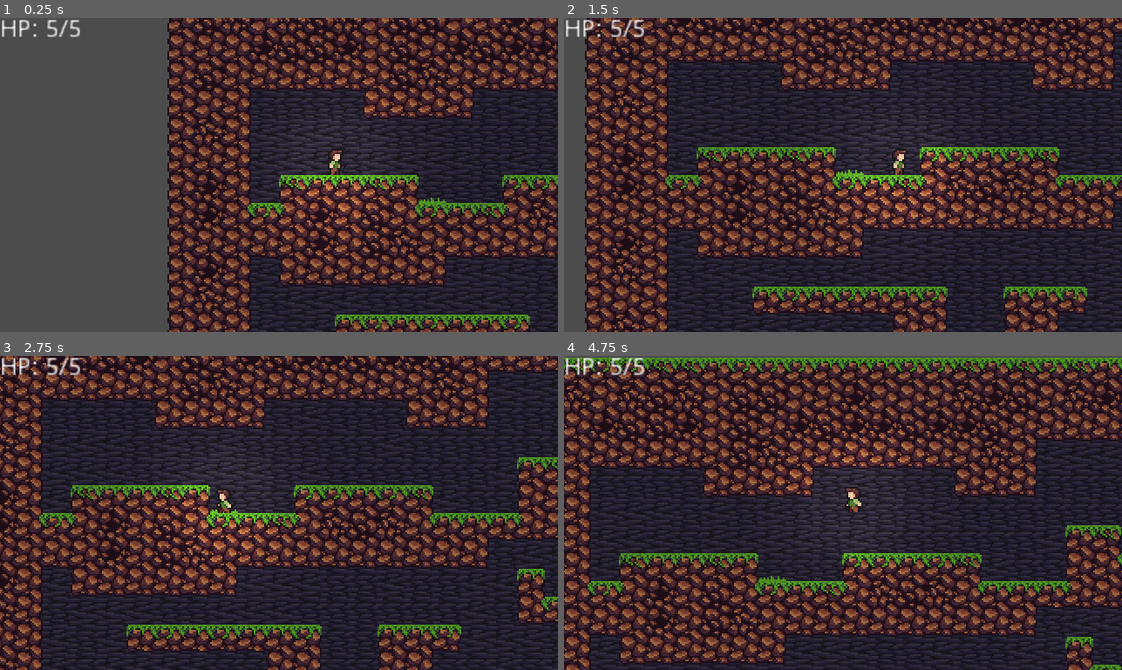
Above: before the commit, frames 1-4 (two rows, left to right).
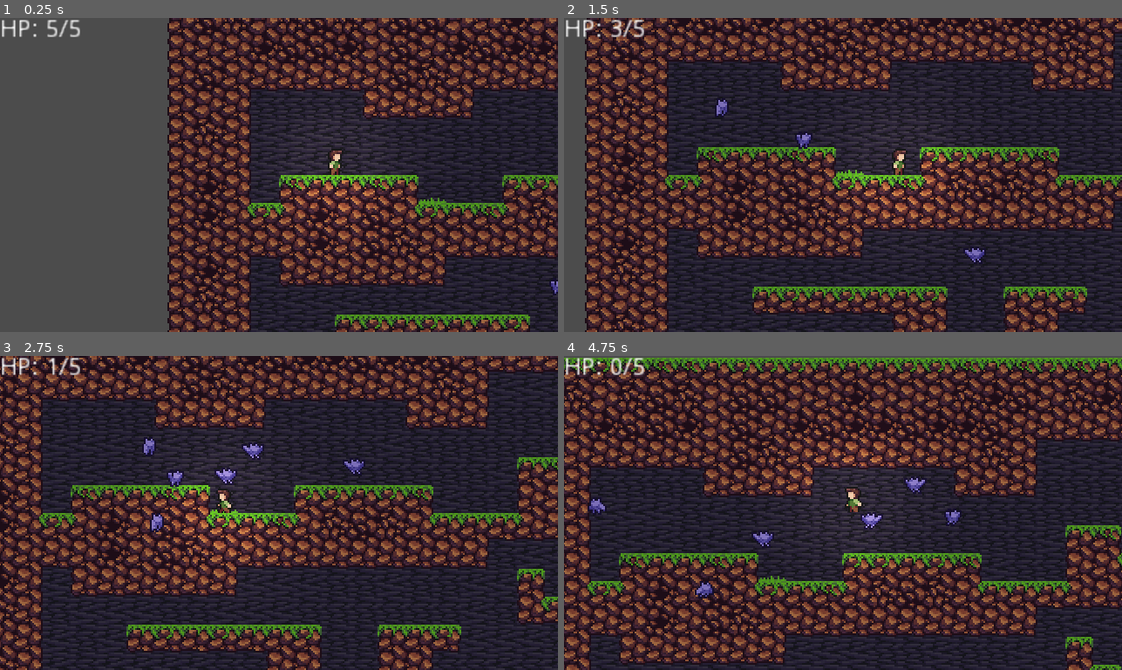
Above: after the commit, the same moments.

Repository: jasonrobwebster/Cave
Game: Godot game, scene res://scenes/Level1-1.tscn
The game is run twice, just before and just after one commit, with the same random seed, the same clock (stepped at 60 frames per second) and the same inputs. This scene is started directly instead of the project's main scene.
Inputs:
- Up to frame 1 (0.25 s): no input
- Up to frame 2 (1.5 s): hold Shift (run) 0.53-1.28 s; hold Right (ui_right) from 0.53 s (still down); tap Space (jump) at 0.77 s; tap Shift (run) at 1.35 s
- Up to frame 3 (2.75 s): tap Space (jump) at 1.52 s; release Right (ui_right) at 2.03 s; hold Left (ui_left) from 2.03 s (still down); hold Shift (run) from 2.03 s (still down)
- Up to frame 4 (4.75 s): release Left (ui_left) at 2.78 s; release Shift (run) at 2.78 s; hold Right (ui_right) 2.78-4.28 s; tap Shift (run) at 2.85, 4.35 s; tap Space (jump) at 3.02, 3.77, 4.52 s; hold Shift (run) 3.53-4.28 s; hold Left (ui_left) from 4.28 s (still down)

The runs differ from the first frame. In frame 1, less than 0.1% of the frame differs, in the area x 98-100%, y 83-88%; in frame 2, 0.3%; in frame 3, 0.7%, in the area x 8-66%, y 0-57%; in frame 4, 0.7%.

Commit message:
Update Level1Rooms.tscn

Diff:
--- a/modular/Level1Rooms.tscn
+++ b/modular/Level1Rooms.tscn
@@ -2,8 +2,8 @@
 
 [ext_resource path="res://modular/ModularRooms.gd" type="Script" id=1]
 [ext_resource path="res://player/Player.tscn" type="PackedScene" id=2]
+[ext_resource path="res://enemies/bat/Bat.tscn" type="PackedScene" id=3]
 [ext_resource path="res://tiles/rockygrass/RockyGrass.tscn" type="PackedScene" id=4]
-[ext_resource path="res://tiles/rockyback/RockyBack.tscn" type="PackedScene" id=5]
 
 [node name="Level1Rooms" type="Node2D"]
 script = ExtResource( 1 )
@@ -20,6 +20,9 @@
 [node name="Player" parent="L/0" instance=ExtResource( 2 )]
 position = Vector2( 64, 80 )
 
+[node name="Bat" parent="L/0" instance=ExtResource( 3 )]
+position = Vector2( 32, 32 )
+
 [node name="1" type="Node2D" parent="L"]
 visible = false
 
@@ -38,6 +41,9 @@
 [node name="Player" parent="L/2" instance=ExtResource( 2 )]
 position = Vector2( 80, 48 )
 
+[node name="Bat" parent="L/2" instance=ExtResource( 3 )]
+position = Vector2( 80, 32 )
+
 [node name="3" type="Node2D" parent="L"]
 visible = false
 
@@ -74,12 +80,18 @@
 [node name="RockyGrass" parent="L/7" instance=ExtResource( 4 )]
 tile_data = PoolIntArray( 0, 0, 327688, 1, 0, 6, 2, 0, 5, 3, 0, 327689, 4, 0, 327689, 5, 0, 196609, 6, 0, 327689, 7, 0, …(425 unchanged characters)…
 
+[node name="Bat" parent="L/7" instance=ExtResource( 3 )]
+position = Vector2( 80, 24 )
+
 [node name="8" type="Node2D" parent="L"]
 visible = false
 
 [node name="RockyGrass" parent="L/8" instance=ExtResource( 4 )]
 tile_data = PoolIntArray( 0, 0, 327688, 1, 0, 327689, 2, 0, 327689, 3, 0, 196609, 4, 0, 196609, 5, 0, 6, 6, 0, 1, 7, 0, …(484 unchanged characters)…
 
+[node name="Bat" parent="L/8" instance=ExtResource( 3 )]
+position = Vector2( 16, 32 )
+
 [node name="R" type="Node2D" parent="."]
 
 [node name="0" type="Node2D" parent="R"]
@@ -91,6 +103,9 @@
 [node name="Player" parent="R/0" instance=ExtResource( 2 )]
 position = Vector2( 32, 64 )
 
+[node name="Bat" parent="R/0" instance=ExtResource( 3 )]
+position = Vector2( 64, 40 )
+
 [node name="1" type="Node2D" parent="R"]
 visible = false
 
@@ -100,6 +115,9 @@
 [node name="Player" parent="R/1" instance=ExtResource( 2 )]
 position = Vector2( 64, 64 )
 
+[node name="Bat" parent="R/1" instance=ExtResource( 3 )]
+position = Vector2( 64, 32 )
+
 [node name="2" type="Node2D" parent="R"]
 visible = false
 
@@ -109,6 +127,9 @@
 [node name="Player" parent="R/2" instance=ExtResource( 2 )]
 position = Vector2( 32, 48 )
 
+[node name="Bat" parent="R/2" instance=ExtResource( 3 )]
+position = Vector2( 72, 32 )
+
 [node name="3" type="Node2D" parent="R"]
 visible = false
 
@@ -133,9 +154,6 @@
 [node name="6" type="Node2D" parent="R"]
 visible = false
 
-[node name="RockyBack" parent="R/6" instance=ExtResource( 5 )]
-tile_data = PoolIntArray( 0, 0, 0, 1, 0, 0, 2, 0, 1, 3, 0, 1, 4, 0, 0, 5, 0, 1, 6, 0, 0, 7, 0, 0, 65536, 0, 1, 65537, 0, 0, 65538, 0, 1, 65539, 0, 1, 65540, 0, 0, 65541, 0, 0, 65542, 0, 0, 65543, 0, 1, 131072, 0, 0, 131073, 0, 0, 131074, 0, 1, 131075, 0, 1, 131076, 0, 1, 131077, 0, 0, 131078, 0, 0, 131079, 0, 1, 196608, 0, 1, 196609, 0, 1, 196610, 0, 0, 196611, 0, 1, 196612, 0, 1, 196613, 0, 0, 196614, 0, 1, 196615, 0, 0, 262144, 0, 0, 262145, 0, 1, 262146, 0, 0, 262147, 0, 1, 262148, 0, 0, 262149, 0, 1, 262150, 0, 0, 262151, 0, 0, 327680, 0, 1, 327681, 0, 1, 327682, 0, 1, 327683, 0, 1, 327684, 0, 1, 327685, 0, 1, 327686, 0, 0, 327687, 0, 1 )
-
 [node name="RockyGrass" parent="R/6" instance=ExtResource( 4 )]
 tile_data = PoolIntArray( 0, 0, 0, 1, 0, 5, 2, 0, 196609, 3, 0, 196609, 4, 0, 196609, 5, 0, 6, 6, 0, 5, 7, 0, 327690, 6 …(461 unchanged characters)…
 
@@ -145,12 +163,18 @@
 [node name="RockyGrass" parent="R/7" instance=ExtResource( 4 )]
 tile_data = PoolIntArray( 0, 0, 4, 1, 0, 196609, 2, 0, 196609, 3, 0, 327689, 4, 0, 327689, 5, 0, 196609, 6, 0, 196609,  …(307 unchanged characters)…
 
+[node name="Bat" parent="R/7" instance=ExtResource( 3 )]
+position = Vector2( 64, 32 )
+
 [node name="8" type="Node2D" parent="R"]
 visible = false
 
 [node name="RockyGrass" parent="R/8" instance=ExtResource( 4 )]
 tile_data = PoolIntArray( 0, 0, 4, 1, 0, 327689, 2, 0, 196609, 3, 0, 327689, 4, 0, 196609, 5, 0, 327689, 6, 0, 327689,  …(319 unchanged characters)…
 
+[node name="Bat" parent="R/8" instance=ExtResource( 3 )]
+position = Vector2( 64, 32 )
+
 [node name="LR" type="Node2D" parent="."]
 
 [node name="0" type="Node2D" parent="LR"]
@@ -162,6 +186,9 @@
 [node name="Player" parent="LR/0" instance=ExtResource( 2 )]
 position = Vector2( 64, 80 )
 
+[node name="Bat" parent="LR/0" instance=ExtResource( 3 )]
+position = Vector2( 64, 40 )
+
 [node name="1" type="Node2D" parent="LR"]
 visible = false
 
@@ -189,12 +216,18 @@
 [node name="RockyGrass" parent="LR/4" instance=ExtResource( 4 )]
 tile_data = PoolIntArray( 0, 0, 327688, 1, 0, 327689, 2, 0, 6, 3, 0, 1, 4, 0, 1, 5, 0, 327683, 6, 0, 1, 7, 0, 327684, 6 …(334 unchanged characters)…
 
+[node name="Bat" parent="LR/4" instance=ExtResource( 3 )]
+position = Vector2( 16, 40 )
+
 [node name="5" type="Node2D" parent="LR"]
 visible = false
 
 [node name="RockyGrass" parent="LR/5" instance=ExtResource( 4 )]
 tile_data = PoolIntArray( 0, 0, 327688, 1, 0, 327689, 2, 0, 196609, 3, 0, 327689, 4, 0, 327689, 5, 0, 196609, 6, 0, 327 …(238 unchanged characters)…
 
+[node name="Bat" parent="LR/5" instance=ExtResource( 3 )]
+position = Vector2( 24, 32 )
+
 [node name="6" type="Node2D" parent="LR"]
 visible = false
 
@@ -213,12 +246,18 @@
 [node name="RockyGrass" parent="LR/8" instance=ExtResource( 4 )]
 tile_data = PoolIntArray( 0, 0, 196608, 1, 0, 196609, 2, 0, 6, 3, 0, 5, 4, 0, 196609, 5, 0, 327689, 6, 0, 327689, 7, 0, …(428 unchanged characters)…
 
+[node name="Bat" parent="LR/8" instance=ExtResource( 3 )]
+position = Vector2( 104, 32 )
+
 [node name="9" type="Node2D" parent="LR"]
 visible = false
 
 [node name="RockyGrass" parent="LR/9" instance=ExtResource( 4 )]
 tile_data = PoolIntArray( 0, 0, 327688, 1, 0, 327689, 2, 0, 327689, 3, 0, 196609, 4, 0, 327689, 5, 0, 196609, 6, 0, 6,  …(277 unchanged characters)…
 
+[node name="Bat" parent="LR/9" instance=ExtResource( 3 )]
+position = Vector2( 40, 32 )
+
 [node name="10" type="Node2D" parent="LR"]
 visible = false
 
@@ -245,12 +284,18 @@
 [node name="RockyGrass" parent="LB/1" instance=ExtResource( 4 )]
 tile_data = PoolIntArray( 0, 0, 196608, 1, 0, 327689, 2, 0, 6, 3, 0, 327686, 4, 0, 5, 5, 0, 196609, 6, 0, 196609, 7, 0, …(237 unchanged characters)…
 
+[node name="Bat" parent="LB/1" instance=ExtResource( 3 )]
+position = Vector2( 80, 64 )
+
 [node name="2" type="Node2D" parent="LB"]
 visible = false
 
 [node name="RockyGrass" parent="LB/2" instance=ExtResource( 4 )]
 tile_data = PoolIntArray( 0, 0, 327688, 1, 0, 196609, 2, 0, 6, 3, 0, 5, 4, 0, 327689, 5, 0, 6, 6, 0, 1, 7, 0, 2, 65537, …(219 unchanged characters)…
 
+[node name="Bat" parent="LB/2" instance=ExtResource( 3 )]
+position = Vector2( 64, 48 )
+
 [node name="3" type="Node2D" parent="LB"]
 visible = false
 
@@ -263,12 +308,15 @@
 [node name="RockyGrass" parent="LB/4" instance=ExtResource( 4 )]
 tile_data = PoolIntArray( 0, 0, 327688, 1, 0, 196609, 2, 0, 196609, 3, 0, 196609, 4, 0, 196609, 5, 0, 6, 6, 0, 327686,  …(321 unchanged characters)…
 
+[node name="Bat" parent="LB/4" instance=ExtResource( 3 )]
+position = Vector2( 64, 88 )
+
 [node name="RB" type="Node2D" parent="."]
 
 [node name="0" type="Node2D" parent="RB"]
-visible = false
 
 [node name="RockyGrass" parent="RB/0" instance=ExtResource( 4 )]
+visible = false
 tile_data = PoolIntArray( 0, 0, 0, 1, 0, 1, 2, 0, 327686, 3, 0, 1, 4, 0, 5, 5, 0, 327689, 6, 0, 327689, 7, 0, 327690, 6 …(234 unchanged characters)…
 
 [node name="1" type="Node2D" parent="RB"]
@@ -277,12 +325,18 @@
 [node name="RockyGrass" parent="RB/1" instance=ExtResource( 4 )]
 tile_data = PoolIntArray( 0, 0, 0, 1, 0, 5, 2, 0, 196609, 3, 0, 327689, 4, 0, 327689, 5, 0, 6, 6, 0, 5, 7, 0, 196610, 6 …(250 unchanged characters)…
 
+[node name="Bat" parent="RB/1" instance=ExtResource( 3 )]
+position = Vector2( 56, 80 )
+
 [node name="2" type="Node2D" parent="RB"]
 visible = false
 
 [node name="RockyGrass" parent="RB/2" instance=ExtResource( 4 )]
 tile_data = PoolIntArray( 0, 0, 327682, 1, 0, 327683, 2, 0, 327686, 3, 0, 327686, 4, 0, 5, 5, 0, 327689, 6, 0, 196609,  …(296 unchanged characters)…
 
+[node name="Bat" parent="RB/2" instance=ExtResource( 3 )]
+position = Vector2( 64, 64 )
+
 [node name="3" type="Node2D" parent="RB"]
 visible = false
 
@@ -295,6 +349,9 @@
 [node name="RockyGrass" parent="RB/4" instance=ExtResource( 4 )]
 tile_data = PoolIntArray( 0, 0, 0, 1, 0, 327686, 2, 0, 327686, 3, 0, 5, 4, 0, 196609, 5, 0, 196609, 6, 0, 327689, 7, 0, …(274 unchanged characters)…
 
+[node name="Bat" parent="RB/4" instance=ExtResource( 3 )]
+position = Vector2( 80, 48 )
+
 [node name="LT" type="Node2D" parent="."]
 
 [node name="0" type="Node2D" parent="LT"]
@@ -399,6 +456,9 @@
 [node name="Player" parent="LRB/0" instance=ExtResource( 2 )]
 position = Vector2( 104, 32 )
 
+[node name="Bat" parent="LRB/0" instance=ExtResource( 3 )]
+position = Vector2( 40, 40 )
+
 [node name="RockyGrass" parent="LRB/0" instance=ExtResource( 4 )]
 tile_data = PoolIntArray( 0, 0, 196608, 1, 0, 196609, 2, 0, 6, 3, 0, 5, 4, 0, 327689, 5, 0, 8, 6, 0, 196609, 7, 0, 1966 …(190 unchanged characters)…
 
@@ -414,12 +474,18 @@
 [node name="RockyGrass" parent="LRB/2" instance=ExtResource( 4 )]
 tile_data = PoolIntArray( 0, 0, 196608, 1, 0, 6, 2, 0, 5, 3, 0, 196609, 4, 0, 327689, 5, 0, 196609, 6, 0, 327689, 7, 0, …(209 unchanged characters)…
 
+[node name="Bat" parent="LRB/2" instance=ExtResource( 3 )]
+position = Vector2( 96, 40 )
+
 [node name="3" type="Node2D" parent="LRB"]
 visible = false
 
 [node name="RockyGrass" parent="LRB/3" instance=ExtResource( 4 )]
 tile_data = PoolIntArray( 0, 0, 327688, 1, 0, 196609, 2, 0, 327689, 3, 0, 327689, 4, 0, 196609, 5, 0, 327689, 6, 0, 327 …(225 unchanged characters)…
 
+[node name="Bat" parent="LRB/3" instance=ExtResource( 3 )]
+position = Vector2( 48, 32 )
+
 [node name="4" type="Node2D" parent="LRB"]
 visible = false
 
@@ -447,10 +513,12 @@
 tile_data = PoolIntArray( 65540, 0, 196608, 65541, 0, 327690, 196609, 0, 327688, 196610, 0, 196610, 262148, 0, 196608, 262149, 0, 196610 )
 
 [node name="3" type="Node2D" parent="LRBT"]
+visible = false
 
 [node name="RockyGrass" parent="LRBT/3" instance=ExtResource( 4 )]
 
 [node name="4" type="Node2D" parent="LRBT"]
+visible = false
 
 [node name="RockyGrass" parent="LRBT/4" instance=ExtResource( 4 )]
 tile_data = PoolIntArray( 0, 1, 0, 7, 1, 0, 327680, 1, 0, 327687, 1, 0 )
